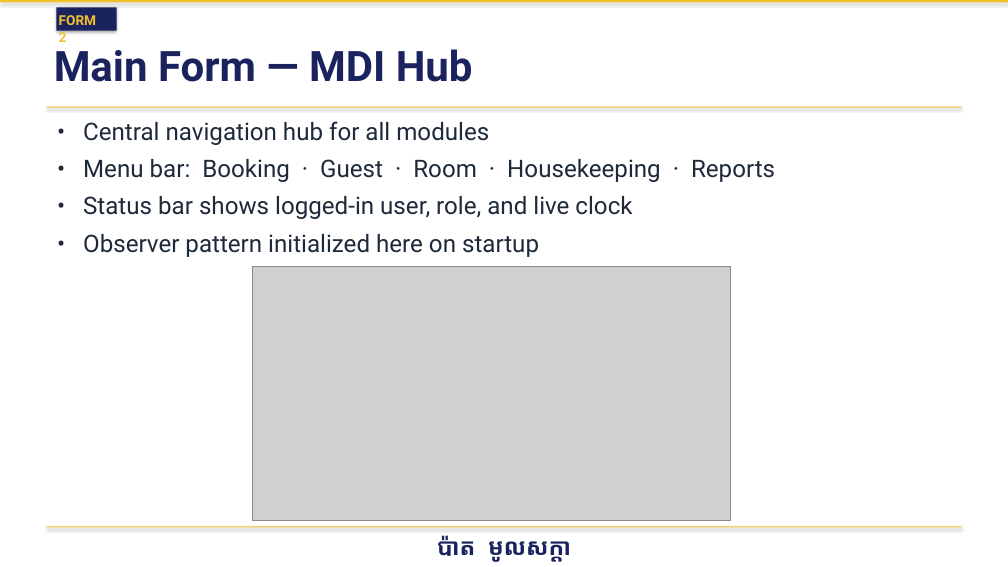
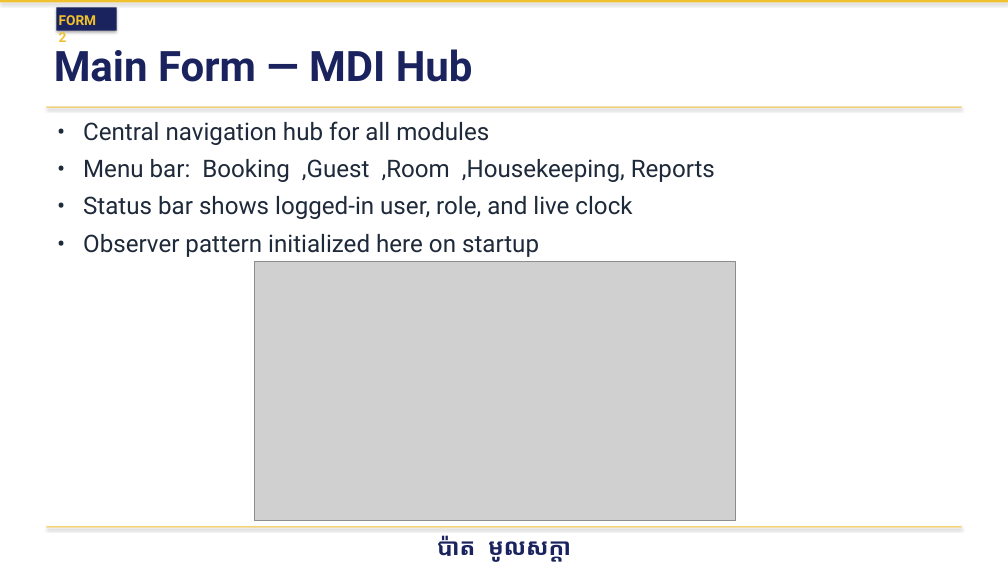
Before and after one commit to Vireakrom/hotel-management-system-OOAD, a slide deck: slide 5 of Documentation/HotelManagementSystem.pptx. Drawn at 1008x567 pixels with LibreOffice and Linux fonts; fonts in the diff are those of the drawing; grey boxes stand for pictures. Boxes give left, top, right and bottom in pixels: in the first picture for what was removed or moved away, otherwise in the second. Text is boxed around its words. In the diff, an @@ line names an element or a change of style, - is before the commit and + after.

```diff
--- a/Documentation/HotelManagementSystem.pptx
+++ b/Documentation/HotelManagementSystem.pptx
@@ text at [83,159,715,182]: text changed @@
-• Menu bar: Booking · Guest · Room · Housekeeping · Reports
+• Menu bar: Booking ,Guest ,Room ,Housekeeping, Reports
@@ picture: place and size @@
-picture at [253,267,730,521]
+picture at [254,262,736,520]
```
Also in this commit, not shown: 13 other slides changed, 13 other files.
